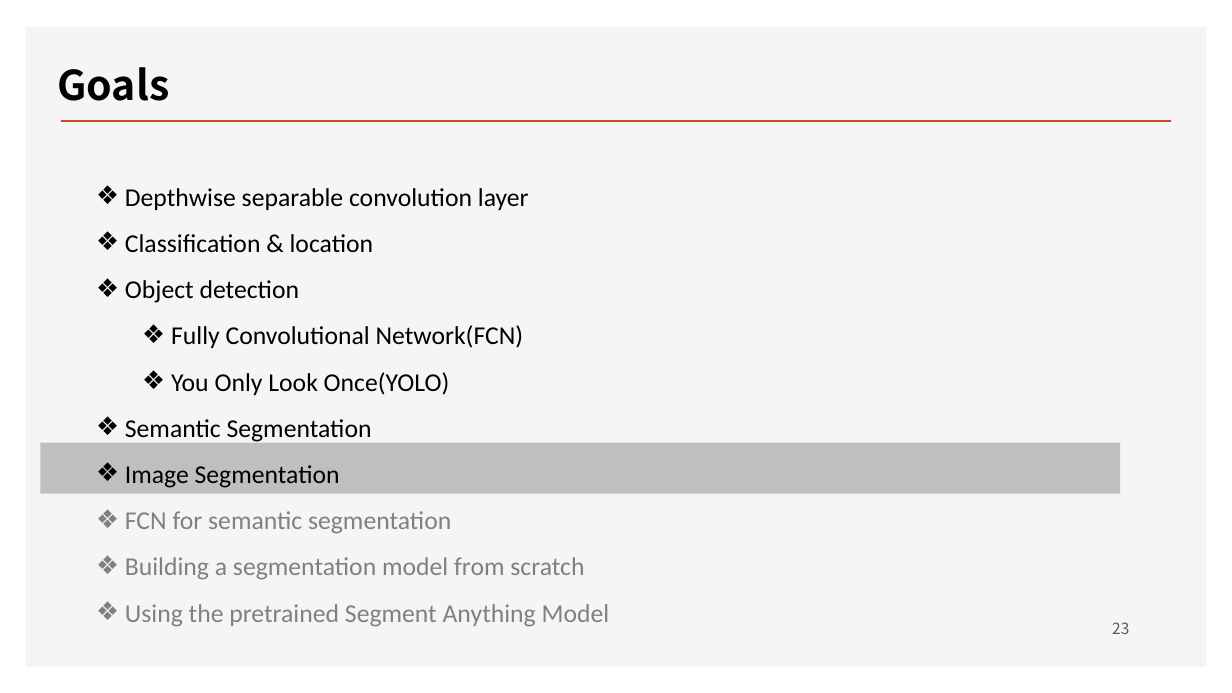
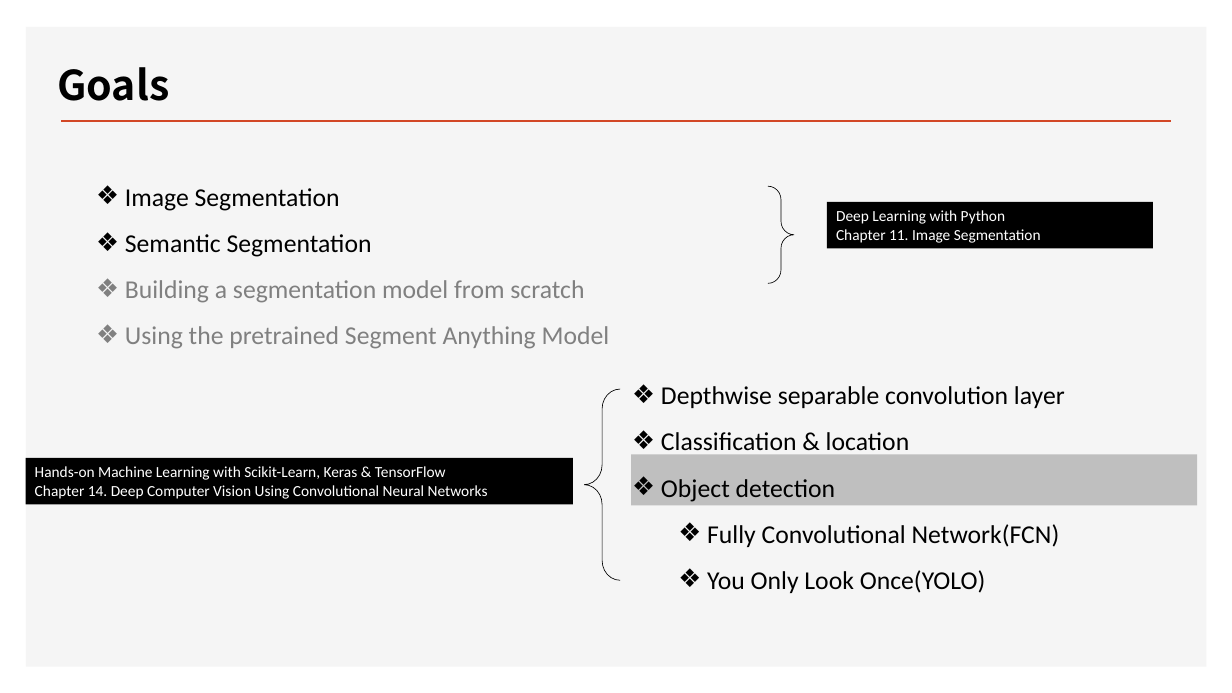
Before and after one commit to ancestor9/2026_Fall_Deep-Learning-with-Python, a slide deck: slide 25 of Chapter 11 Image segmentation.pptx (slide 23 before the commit). Drawn at 1232x693 pixels with LibreOffice and Linux fonts; fonts in the diff are those of the drawing; background and template pictures are left out. Boxes give left, top, right and bottom in pixels: in the first picture for what was removed or moved away, otherwise in the second. Text is boxed around its words. In the diff, an @@ line names an element or a change of style, - is before the commit and + after.

```diff
--- a/Chapter 11 Image segmentation.pptx
+++ b/Chapter 11 Image segmentation.pptx
@@ text at [125, 188, 340, 211]: text changed @@
-❖ Depthwise separable convolution layer
-❖ Classification & location
-❖ Object detection
-  ❖ Fully Convolutional Network(FCN)
-  ❖ You Only Look Once(YOLO)
+❖ Image Segmentation
@@ right brace added at [768, 187, 794, 284], outline #000000 0.5 pt @@
@@ rectangle added at [827, 201, 1153, 248], fill #000000, 12 pt, text #FFFFFF @@
+Deep Learning with Python
+Chapter 11. Image Segmentation
@@ left brace added at [584, 389, 620, 580], outline #000000 0.5 pt @@
@@ text added at [661, 386, 1065, 593], 20 pt, text #000000 @@
+❖ Depthwise separable convolution layer
+❖ Classification & location
+❖ Object detection
+  ❖ Fully Convolutional Network(FCN)
+  ❖ You Only Look Once(YOLO)
@@ rectangle added at [26, 458, 573, 505], fill #000000, 12 pt, text #FFFFFF @@
+Hands-on Machine Learning with Scikit-Learn, Keras & TensorFlow
+Chapter 14. Deep Computer Vision Using Convolutional Neural Networks
@@ text at [125, 465, 451, 534]: paragraphs removed @@
-❖ Image Segmentation
-❖ FCN for semantic segmentation
@@ rectangle: place and size @@
-rectangle at [41, 443, 1121, 494]
+rectangle at [631, 455, 1197, 506]
@@ page number removed at [1112, 622, 1129, 634] @@
-23
```
Also in this commit, not shown: 6 other slides changed, 6 slides added, 1 slide removed.
